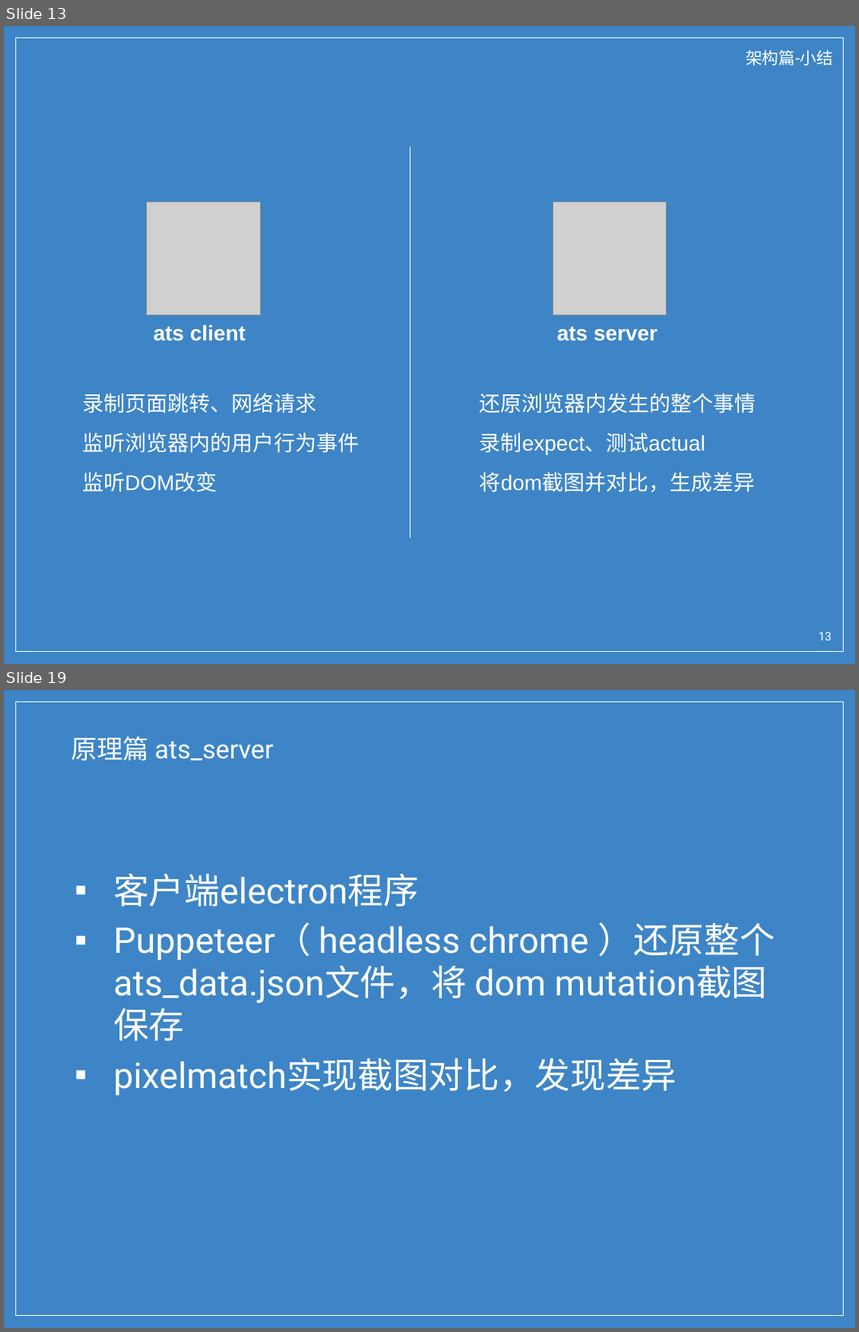
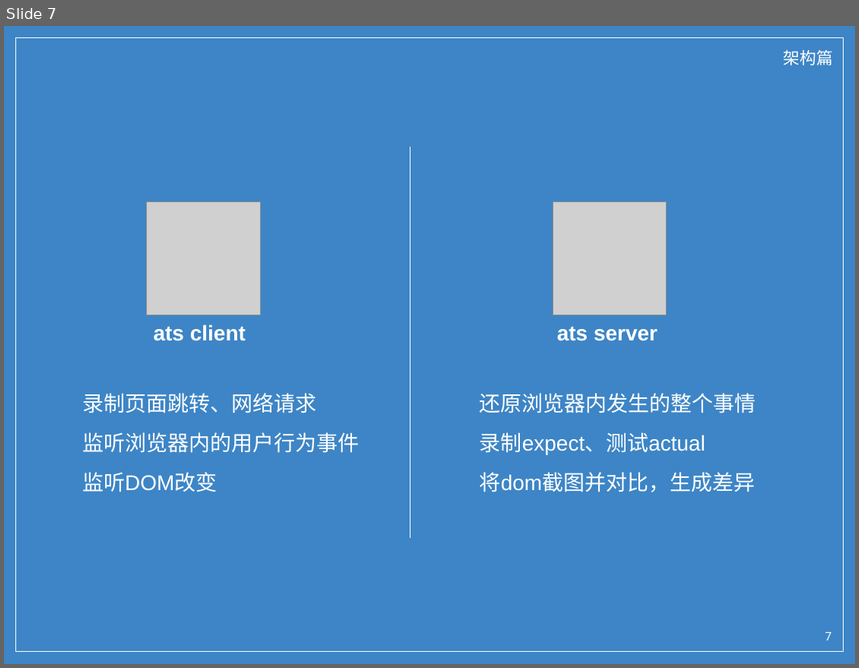
Before and after one commit to wu0792/ats_client, a slide deck: ext/share.pptx. Shown one above the other, each under a label of ours: slides 13 and 19 before the commit, slide 7 after it; the slides between them are not shown. The pictures are 859x1332 and 859x668 pixels, drawn with LibreOffice and Linux fonts; fonts in the diff are those of the drawing; grey boxes stand for pictures; background and template pictures are left out. Boxes give left, top, right and bottom in pixels: in the first picture for what was removed or moved away, otherwise in the second. Text is boxed around its words. In the diff, an @@ line names an element or a change of style, - is before the commit and + after.

```diff
--- a/ext/share.pptx
+++ b/ext/share.pptx
@@ slide 19 removed at (4,690,855,1328), background picture (left out); not listed: 1 template element that a slide beside it also shows @@
@@ title removed at (71,736,273,761) @@
-原理篇 ats_server
@@ text removed at (113,873,775,1096) @@
-▪ 客户端electron程序
-▪ Puppeteer（ headless chrome ）还原整个ats_data.json文件，将 dom mutation截图保存
-▪ pixelmatch实现截图对比，发现差异
@@ what was slide 13 is now slide 7 @@
@@ slide 7 changed as well @@
@@ text at (784,50,833,66): text changed @@
-架构篇-小结
+架构篇
@@ page number at (826,632,832,641): text changed @@
-13
+7
```
Also in this commit, not shown: 9 other slides changed, 29 other slides removed.
